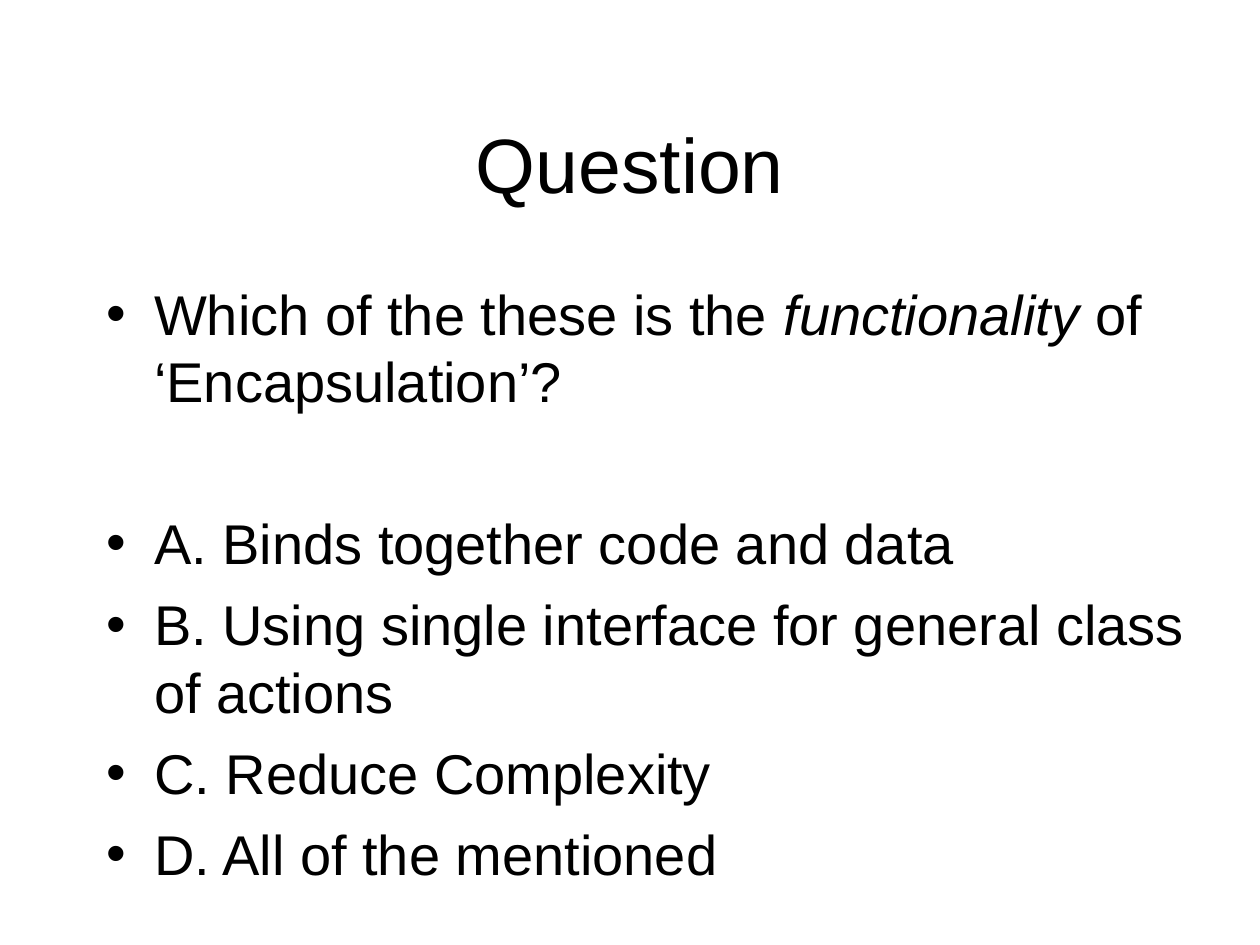
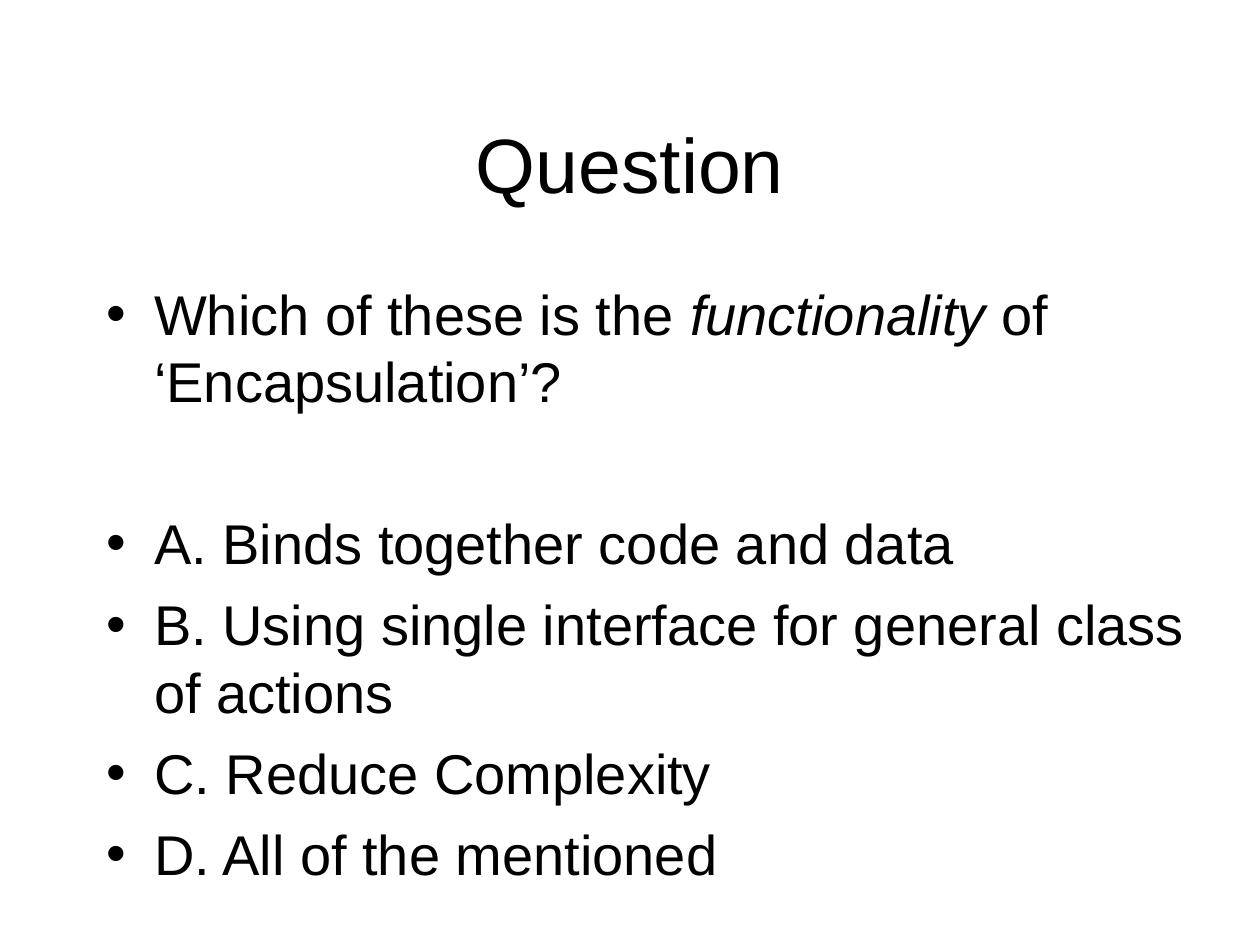
Before and after one commit to octaviordz/zjnu2017.github.io, a slide deck: slide 6 of OOAD/lectures/020--Complexity.ppt. Drawn at 1260x945 pixels with LibreOffice and Linux fonts; fonts in the diff are those of the drawing. Boxes give left, top, right and bottom in pixels: in the first picture for what was removed or moved away, otherwise in the second. Text is boxed around its words. In the diff, an @@ line names an element or a change of style, - is before the commit and + after.

Commit message:
Quiz question updates.

```diff
--- a/OOAD/lectures/020--Complexity.ppt
+++ b/OOAD/lectures/020--Complexity.ppt
@@ text at (x1=154, y1=294, x2=1049, y2=413): text changed @@
-• Which of the these is the functionality of ‘Encapsulation’?
+• Which of these is the functionality of ‘Encapsulation’?
```
Also in this commit, not shown: 6 other slides changed, 4 slides added, 3 other files.
